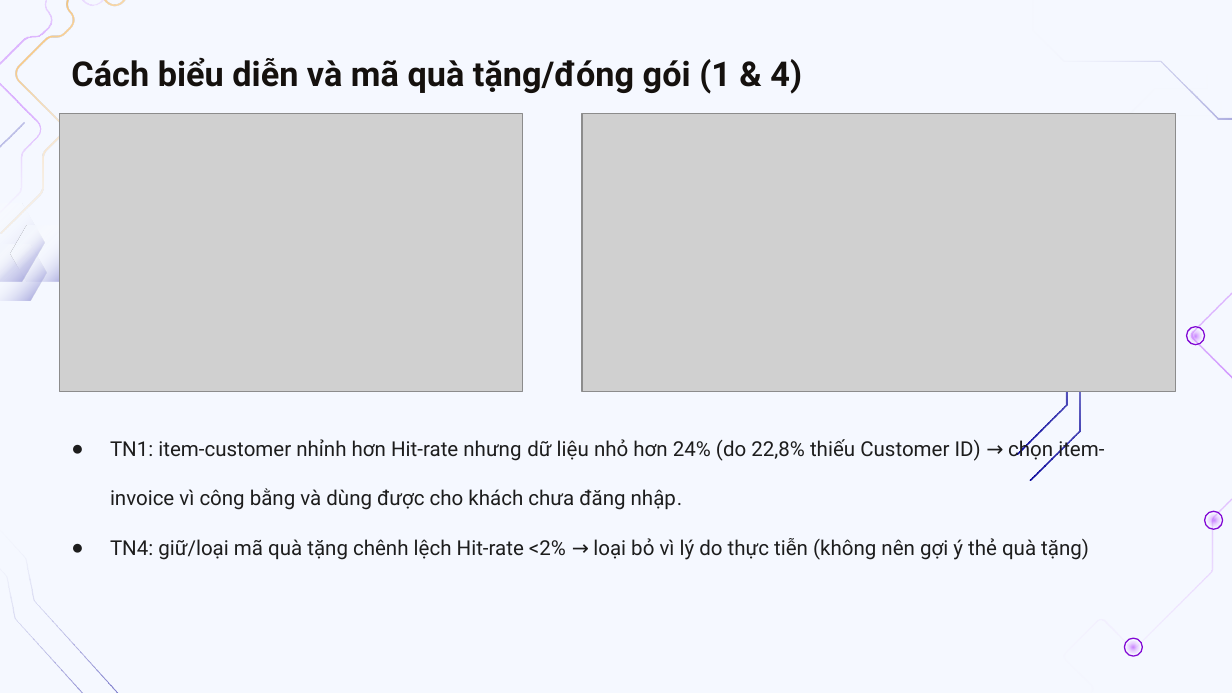
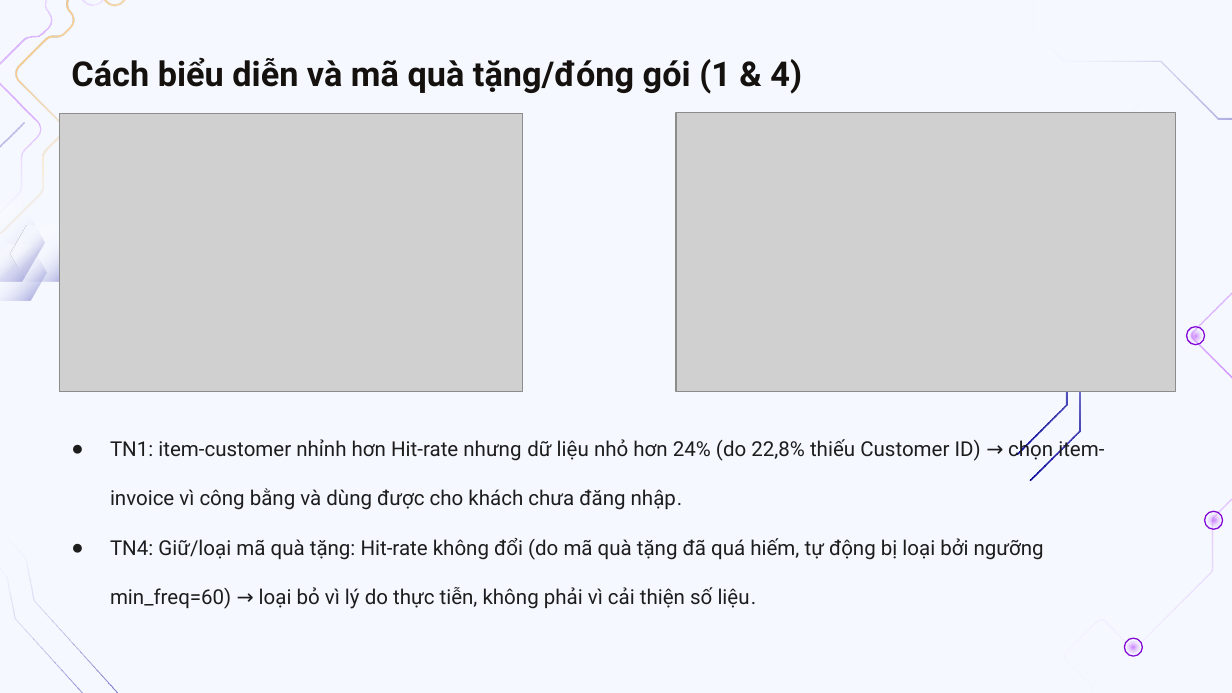
Before and after one commit to NguyenVuong1511/MachineLearning, a slide deck: slide 8 of Thuyết trình.pptx. Drawn at 1232x693 pixels with LibreOffice and Linux fonts; fonts in the diff are those of the drawing; grey boxes stand for pictures; background and template pictures are left out. Boxes give left, top, right and bottom in pixels: in the first picture for what was removed or moved away, otherwise in the second. Text is boxed around its words. In the diff, an @@ line names an element or a change of style, - is before the commit and + after.

```diff
--- a/Thuyết trình.pptx
+++ b/Thuyết trình.pptx
@@ picture: place and size @@
-picture at [583, 113, 1177, 392]
+picture at [676, 112, 1175, 391]
@@ text at [110, 538, 1044, 609]: text changed @@
-● TN4: giữ/loại mã quà tặng chênh lệch Hit-rate <2% → loại bỏ vì lý do thực tiễn (không nên gợi ý thẻ quà tặng)
+● TN4: Giữ/loại mã quà tặng: Hit-rate không đổi (do mã quà tặng đã quá hiếm, tự động bị loại bởi ngưỡng min_freq=60) → loại bỏ vì lý do thực tiễn, không phải vì cải thiện số liệu.
```
Also in this commit, not shown: 3 other files.
